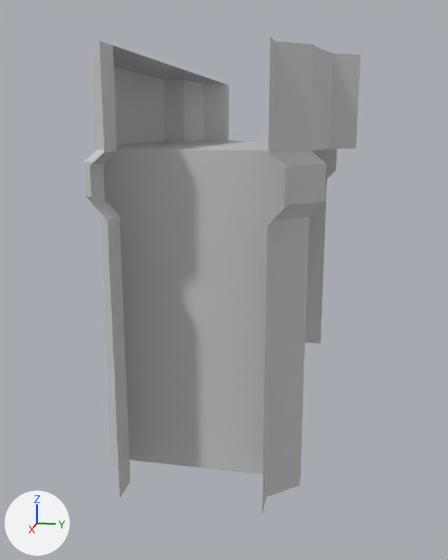
An edit to the FBX model LD46/Assets/Models/Modular_Building/Wall_Frame_1m.FBX, drawn before and after from the same camera.
The view is the same before and after, from a 50 mm lens placed at (3.63, 0.47, 2.51), pointed at (-1.88, -0.64, 1.13). Lighting does not change. The marker at lower left points along +X, +Y and +Z. Where no turn or scale is listed for an object, it has been applied to the vertices.

In view in the first picture: 'Wall_Frame_1m_mesh'.
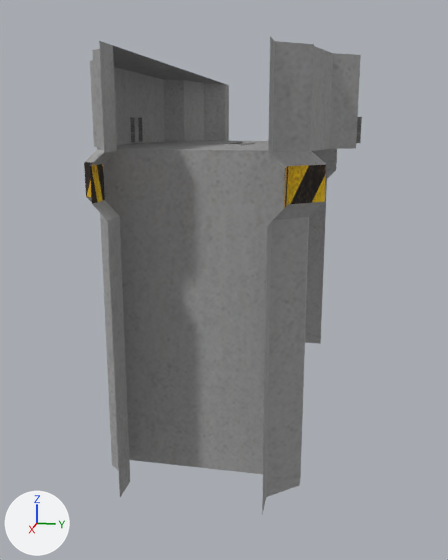
Location of each change, (x1, y1, x2, y2) in pixels of the pictures (448 x 560 px):
'Wall_Frame_1m_mesh', reshaped
    before: (84, 36, 361, 514)
    after: (84, 36, 362, 514)
part 1 of me_mesh, added
    after: (130, 117, 362, 143)
part 2 of me_mesh, added
    after: (224, 142, 256, 146)
part 3 of me_mesh, recoloured
    both: (85, 36, 361, 511)
part 4 of me_mesh, recoloured
    both: (84, 159, 337, 208)

Edits to the bpy script that builds the scene:
```text
Add img_walls_concrete2_jpg:
    img_walls_concrete2_jpg = load_image('walls_concrete2.jpg', '../../Textures/Enviroment/Walls/walls_concrete2.jpg', 256, 256, 'sRGB')
Add img_lampsset_png:
    img_lampsset_png = load_image('lampsSet.png', '../../Textures/Sci-fi/lampsSet.png', 768, 256, 'sRGB')
Add img_yellow_stripe_jpg:
    img_yellow_stripe_jpg = load_image('yellow_stripe.jpg', '../../Textures/Enviroment/Walls/yellow_stripe.jpg', 256, 22, 'sRGB')
Add mat_concretet:
    mat_concretet = principled_material('Concretet')
    mat_concretet.texture = img_walls_concrete2_jpg
    mat_concretet.roughness = 0.859
Add mat_material__75:
    mat_material__75 = principled_material('Material #75')
    mat_material__75.texture = img_lampsset_png  # with its transparency
    mat_material__75.roughness = 0.859
Add mat_material__73:
    mat_material__73 = principled_material('Material #73')
    mat_material__73.texture = img_yellow_stripe_jpg
    mat_material__73.roughness = 0.859
Change me_mesh:
    used by ob_wall_frame_1m_mesh; location = (0.0, 0.0, 0.0)
    remove me_mesh.from_pydata(...)  # 116 vertices, 188 faces; spans x -4.0..0.0, y -1.5..0.5, z 0.0..3.0
    add me_mesh.from_pydata(...)  # 140 vertices, 218 faces; spans x -4.0..0.0, y -1.54..0.54, z 0.0..3.0
    me_mesh part 1
    8 vertices are added at x -2.11, y -1.54..0.54, z 2.38..2.6
    8 new vertices lie (0.22, 0.0, 0.0) away from vertices in x -2.11, y -1.54..0.54, z 2.38..2.6
    20 new faces join them, mat_material__75 (picture img_lampsset_png)
    me_mesh part 2
    8 vertices are added at x -2.43..-1.53, y -0.56..-0.44, z 2.26..2.38
    10 new faces join them, mat_material__75 (picture img_lampsset_png)
    me_mesh part 3: 164 faces spanning x -4.0..0.0, y -1.5..0.5, z 0.0..3.0 switch from mat_material__25 (light grey #cacaca) to mat_concretet (picture img_walls_concrete2_jpg)
    me_mesh part 4: 24 faces spanning x -4.0..0.0, y -1.31..0.31, z 2.05..2.28 switch from mat_material__25 (light grey #cacaca) to mat_material__73 (picture img_yellow_stripe_jpg)
    add me_mesh.materials.append(mat_material__75)  # picture img_lampsset_png
```
